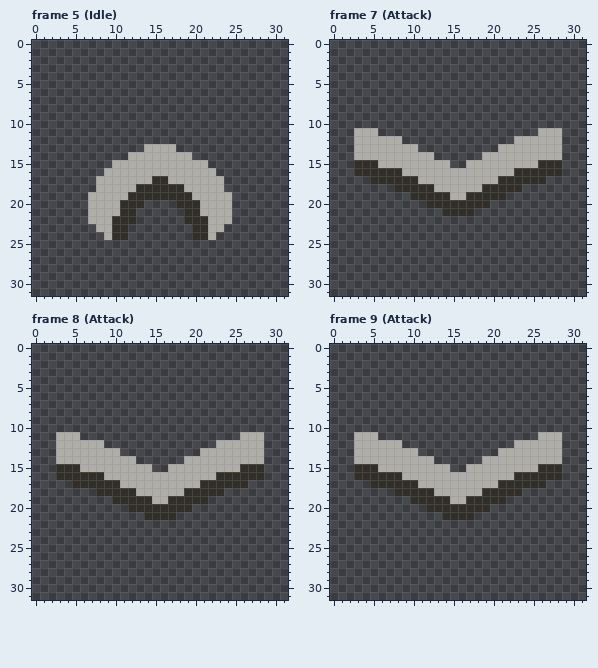
Edited in one commit: pixel-art file (Assets/enemies/flyingTome.aseprite). That is the earlier state.
32x32 pixels, 15 frames. Shown: frame 5 (Idle), frame 7 (Attack), frame 8 (Attack), frame 9 (Attack). The commit also changed other frames, which this record leaves out.
And afterwards:
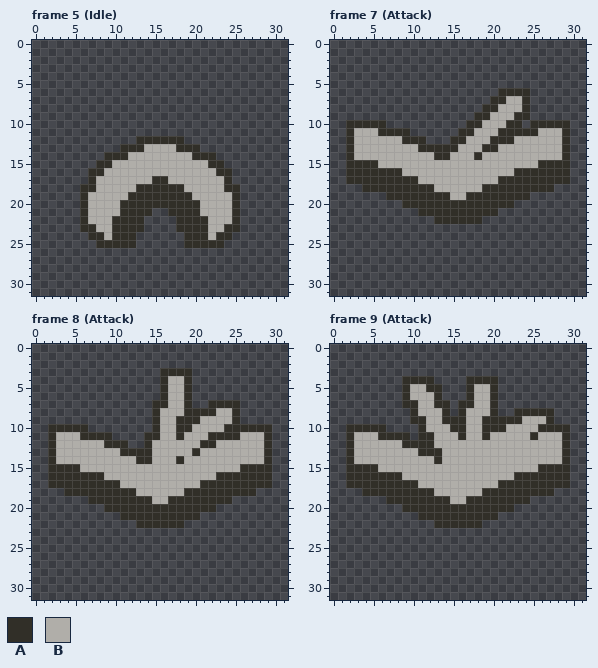
Palette (. is transparent): A #312f28  B #b0aea9
Commit: Added outline and page flipping animation on attack to Flying Tome enemy
Diff:
--- frame 5 (Idle), layer "Layer 1"
@@ x 0..31 @@
 11 ................................
-12 ................................
-13 ..............BBBB..............
-14 ............BBBBBBBB............
-15 ..........BBBBBBBBBBBB..........
-16 .........BBBBBBBBBBBBBB.........
-17 ........BBBBBBBAABBBBBBB........
-18 ........BBBBBAAAAAABBBBB........
-19 .......BBBBBAAAAAAAABBBBB.......
-20 .......BBBBAAA....AAABBBB.......
-21 .......BBBBAA......AABBBB.......
-22 .......BBBAAA......AAABBB.......
-23 ........BBAA........AABB........
-24 .........BAA........AAB.........
-25 ................................
+12 .............AAAAAA.............
+13 ...........AAABBBBAAA...........
+14 .........AAABBBBBBBBAAA.........
+15 ........AABBBBBBBBBBBBAA........
+16 .......AABBBBBBBBBBBBBBAA.......
+17 .......ABBBBBBBAABBBBBBBA.......
+18 ......AABBBBBAAAAAABBBBBAA......
+19 ......ABBBBBAAAAAAAABBBBBA......
+20 ......ABBBBAAAAAAAAAABBBBA......
+21 ......ABBBBAAAA..AAAABBBBA......
+22 ......ABBBAAAA....AAAABBBA......
+23 ......AABBAAAA....AAAABBAA......
+24 .......AABAAA......AAABAA.......
+25 ........AAAAA......AAAAA........
 26 ................................
--- frame 7 (Attack), layer "Layer 1"
@@ x 0..31 @@
  5 ................................
- 6 ................................
- 7 ................................
- 8 ................................
- 9 ................................
-10 ................................
-11 ...BBB....................BBB...
-12 ...BBBBBB..............BBBBBB...
-13 ...BBBBBBBB..........BBBBBBBB...
-14 ...BBBBBBBBBB......BBBBBBBBBB...
-15 ...AAABBBBBBBBB..BBBBBBBBBAAA...
-16 ...AAAAAABBBBBBBBBBBBBBAAAAAA...
-17 .....AAAAAABBBBBBBBBBAAAAAA.....
-18 ........AAAAABBBBBBAAAAA........
-19 ..........AAAAABBAAAAA..........
-20 ............AAAAAAAA............
-21 ..............AAAA..............
-22 ................................
+ 6 .....................AAAA.......
+ 7 ....................AABBA.......
+ 8 ...................AABBBA.......
+ 9 ..................AABBBAA.......
+10 ..AAAAA..........AABBBAA.AAAAA..
+11 ..ABBBAAAA......AABBBAAAAABBBA..
+12 ..ABBBBBBAAA...AABBBAAABBBBBBA..
+13 ..ABBBBBBBBAAAAABBBAABBBBBBBBA..
+14 ..ABBBBBBBBBBAABBBABBBBBBBBBBA..
+15 ..AAAABBBBBBBBBBBBBBBBBBBBAAAA..
+16 ..AAAAAAABBBBBBBBBBBBBBAAAAAAA..
+17 ..AAAAAAAAABBBBBBBBBBAAAAAAAAA..
+18 ....AAAAAAAAABBBBBBAAAAAAAAA....
+19 .......AAAAAAAABBAAAAAAAA.......
+20 .........AAAAAAAAAAAAAA.........
+21 ...........AAAAAAAAAA...........
+22 .............AAAAAA.............
 23 ................................
--- frame 8 (Attack), layer "Layer 1"
@@ x 0..31 @@
  2 ................................
- 3 ................................
- 4 ................................
- 5 ................................
- 6 ................................
- 7 ................................
- 8 ................................
- 9 ................................
-10 ................................
-11 ...BBB....................BBB...
-12 ...BBBBBB..............BBBBBB...
-13 ...BBBBBBBB..........BBBBBBBB...
-14 ...BBBBBBBBBB......BBBBBBBBBB...
-15 ...AAABBBBBBBBB..BBBBBBBBBAAA...
-16 ...AAAAAABBBBBBBBBBBBBBAAAAAA...
-17 .....AAAAAABBBBBBBBBBAAAAAA.....
-18 ........AAAAABBBBBBAAAAA........
-19 ..........AAAAABBAAAAA..........
-20 ............AAAAAAAA............
-21 ..............AAAA..............
-22 ................................
+ 3 ................AAAA............
+ 4 ................ABBA............
+ 5 ................ABBA............
+ 6 ................ABBA............
+ 7 ...............AABBA..AAAA......
+ 8 ...............ABBBAAAABBA......
+ 9 ...............ABBAAABBBBA......
+10 ..AAAAA........ABBAABBBBAAAAAA..
+11 ..ABBBAAAA....AABBABBBAAAABBBA..
+12 ..ABBBBBBAAA..ABBBBBBAABBBBBBA..
+13 ..ABBBBBBBBAAAABBBBBABBBBBBBBA..
+14 ..ABBBBBBBBBBAABBBABBBBBBBBBBA..
+15 ..AAAABBBBBBBBBBBBBBBBBBBBAAAA..
+16 ..AAAAAAABBBBBBBBBBBBBBAAAAAAA..
+17 ..AAAAAAAAABBBBBBBBBBAAAAAAAAA..
+18 ....AAAAAAAAABBBBBBAAAAAAAAA....
+19 .......AAAAAAAABBAAAAAAAA.......
+20 .........AAAAAAAAAAAAAA.........
+21 ...........AAAAAAAAAA...........
+22 .............AAAAAA.............
 23 ................................
--- frame 9 (Attack), layer "Layer 1"
@@ x 0..31 @@
  3 ................................
- 4 ................................
- 5 ................................
- 6 ................................
- 7 ................................
- 8 ................................
- 9 ................................
-10 ................................
-11 ...BBB....................BBB...
-12 ...BBBBBB..............BBBBBB...
-13 ...BBBBBBBB..........BBBBBBBB...
-14 ...BBBBBBBBBB......BBBBBBBBBB...
-15 ...AAABBBBBBBBB..BBBBBBBBBAAA...
-16 ...AAAAAABBBBBBBBBBBBBBAAAAAA...
-17 .....AAAAAABBBBBBBBBBAAAAAA.....
-18 ........AAAAABBBBBBAAAAA........
-19 ..........AAAAABBAAAAA..........
-20 ............AAAAAAAA............
-21 ..............AAAA..............
-22 ................................
+ 4 .........AAAA....AAAA...........
+ 5 .........ABBAA...ABBA...........
+ 6 .........ABBBA...ABBA...........
+ 7 .........AABBAA.AABBA...........
+ 8 ..........ABBBA.ABBBA..AAAAA....
+ 9 ..........AABBAAABBAAAAABBBA....
+10 ..AAAAA....ABBBAABBAAABBBBAAAA..
+11 ..ABBBAAAA.AABBBABBABBBBBABBBA..
+12 ..ABBBBBBAAAABBBBBBBBBBBBBBBBA..
+13 ..ABBBBBBBBAAABBBBBBBBBBBBBBBA..
+14 ..ABBBBBBBBBBABBBBBBBBBBBBBBBA..
+15 ..AAAABBBBBBBBBBBBBBBBBBBBAAAA..
+16 ..AAAAAAABBBBBBBBBBBBBBAAAAAAA..
+17 ..AAAAAAAAABBBBBBBBBBAAAAAAAAA..
+18 ....AAAAAAAAABBBBBBAAAAAAAAA....
+19 .......AAAAAAAABBAAAAAAAA.......
+20 .........AAAAAAAAAAAAAA.........
+21 ...........AAAAAAAAAA...........
+22 .............AAAAAA.............
 23 ................................
Changed places in both pictures, as pixel boxes (x1, y1, x2, y2):
added: (80, 136, 240, 248)
added: (346, 88, 570, 224)
added: (48, 368, 272, 528)
added: (346, 376, 570, 528)
